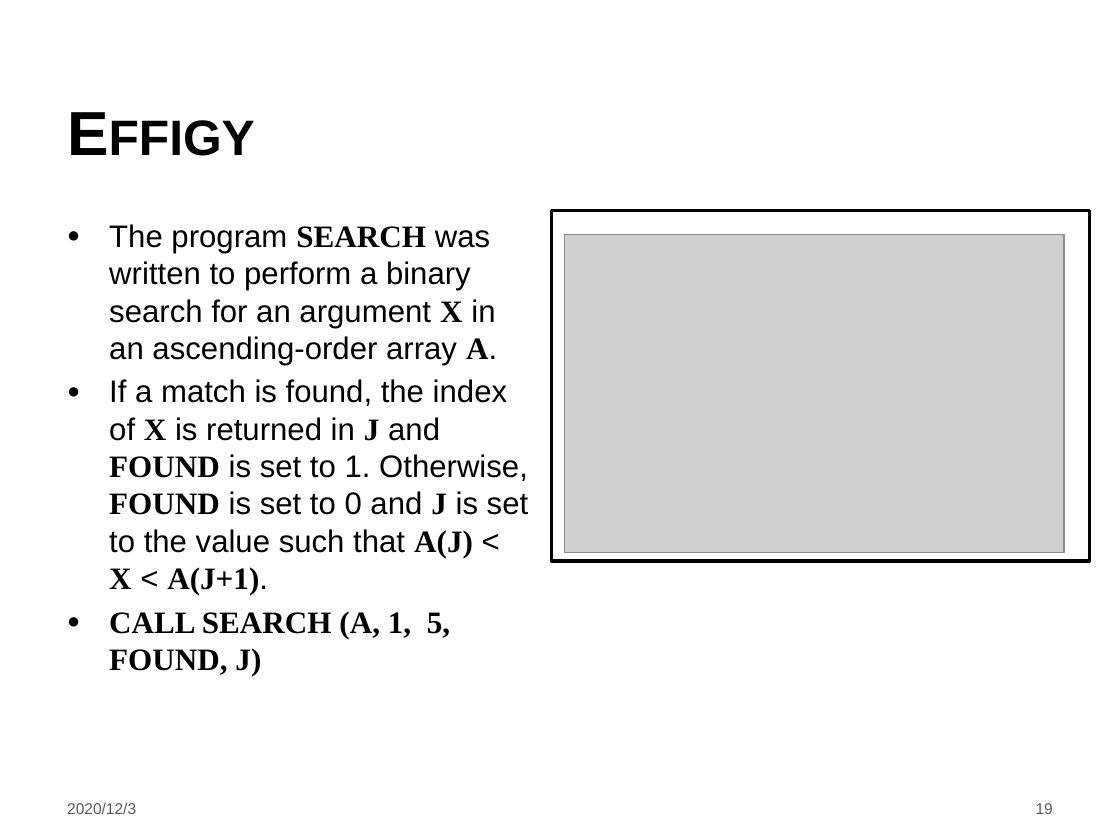
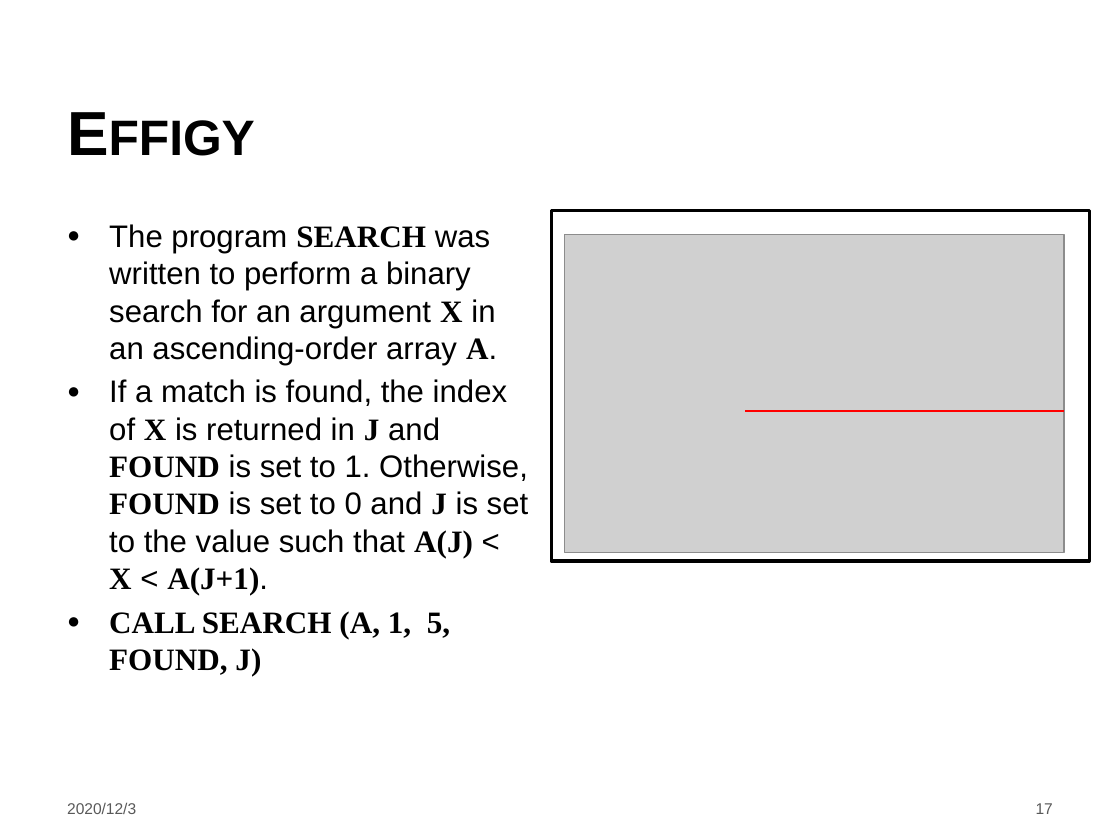
Before and after one commit to LintianShi/Research-Proposal, a slide deck: slide 17 of Symbolic_execution.pptx (slide 19 before the commit). Drawn at 1120x840 pixels with LibreOffice and Linux fonts; fonts in the diff are those of the drawing; grey boxes stand for pictures; background and template pictures are left out. Boxes give left, top, right and bottom in pixels: in the first picture for what was removed or moved away, otherwise in the second. Text is boxed around its words. In the diff, an @@ line names an element or a change of style, - is before the commit and + after.

```diff
--- a/Symbolic_execution.pptx
+++ b/Symbolic_execution.pptx
@@ line added from (745, 411) to (1064, 411), #FF0000 1.5 pt @@
@@ page number at bbox=[1036, 803, 1053, 814]: text changed @@
-19
+17
```
Also in this commit, not shown: 17 other slides changed, 1 slide removed.
